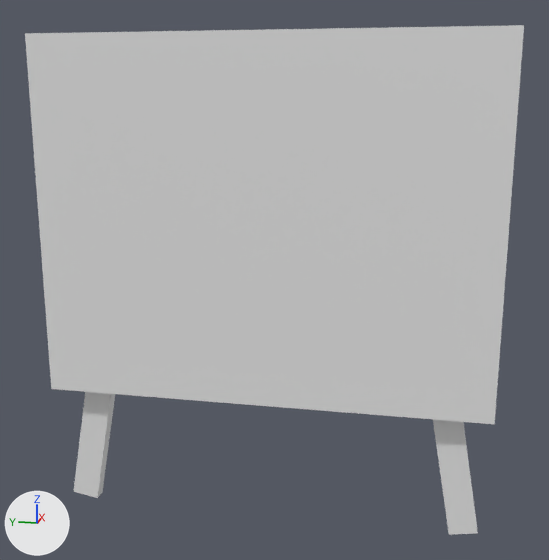
An edit to the Blender file Sviluppo/Blender/ice_cream_shop.blend, drawn before and after from the same camera.
Rendered twice from a 50 mm lens placed at (-6.97, -1.33, 3.57), pointed at (-0.88, -0.11, 2.05). The lights are fixed; the arrows at lower left show +X, +Y and +Z. The picture after the commit comes second. The same objects are shown in both versions, whatever each file hides.

Names of what the first picture shows: 'sign'.
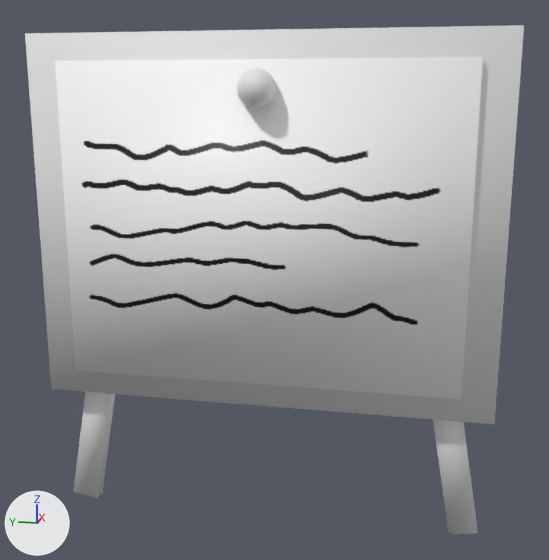
The edits, one by one:
Picture 'graph_paper_alb' (img_graph_paper_alb) is new.
In material 'graph_1' (mat_graph_1), base_color is no longer (0.8, 0.8, 0.8), white #e7e7e7.
In material 'graph_1' (mat_graph_1), texture is now set to img_graph_paper_alb.
Material 'sign' (mat_sign) is new.
Its base color is (0.8, 0.8, 0.8) (white #e7e7e7).
Material 'pin' (mat_pin) is new.
Its base color is (0.8, 0.8, 0.8) (white #e7e7e7).
me_plane_003 is used by ob_sign; location (-0.958, 0.0, 2.49); rotation (0.0, 1.571, 0.0), in degrees (0, 90, 0); scale (1.55, 1.96, 1.55).
me_plane_003 had 24 vertices, 18 faces and spanned x -1.0..1.75, y -1.0..1.0, z 0.0..0.19.
me_plane_003 now has 114 vertices, 120 faces and spans x -1.0..1.75, y -1.0..1.0, z -0.16..0.19.
me_plane_003 part 1: a new loose piece, a box spanning x -0.858..0.858, y -0.858..0.858, z -0.034..0.027, in mat_graph_1 (picture img_graph_paper_alb).
me_plane_003 part 2: a new loose piece, a UV sphere (16 segments, 6 rings, poles along z) spanning x -0.82..-0.62, y -0.08..0.08, z -0.16..0.04, in mat_pin (white #e7e7e7).
me_plane_003 part 3: 18 kept faces spanning x -1.0..1.75, y -1.0..1.0, z 0.0..0.19 are now shaded smooth.
me_plane_003 gains material mat_sign (white #e7e7e7).
me_plane_003 gains material mat_graph_1 (picture img_graph_paper_alb).
me_plane_003 gains material mat_pin (white #e7e7e7).

What differs and where, as boxes [x1, y1, x2, y2] in the pictures (549 x 560 px):
'sign', surface changed, reshaped
    both: [25, 25, 524, 535]
part 1 of me_plane_003, added
    after: [55, 57, 483, 399]
part 2 of me_plane_003, added
    after: [237, 68, 276, 109]
part 3 of me_plane_003, shading changed
    both: [25, 26, 514, 535]
